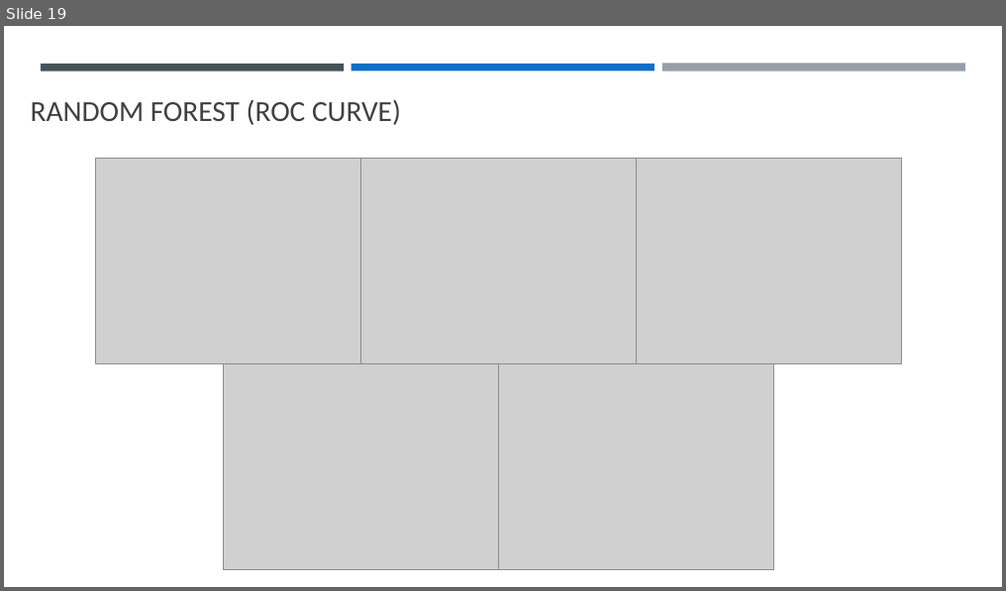
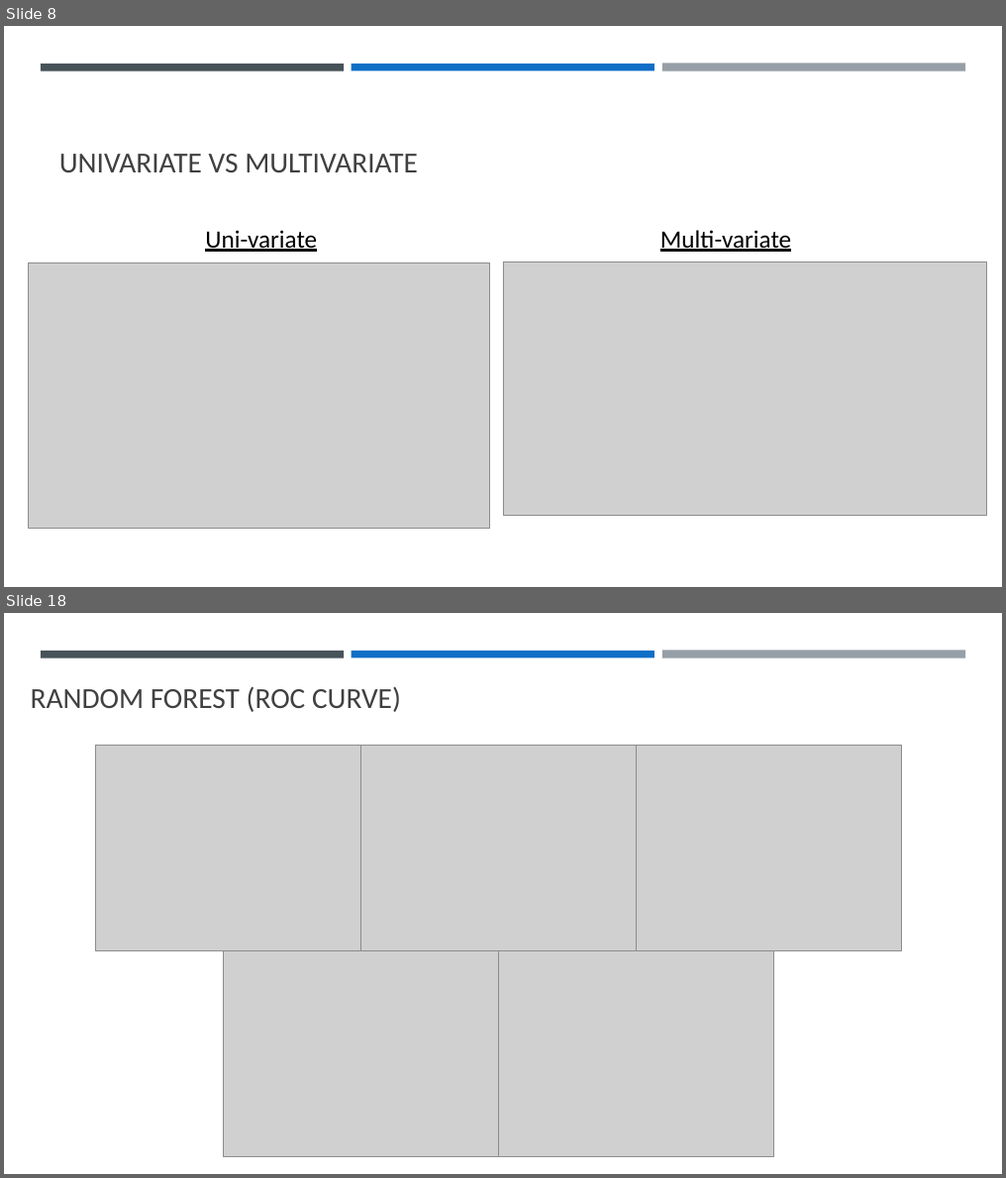
Before and after one commit to llhtoby/MIMIC-III-ML, a slide deck: presentation/Final Presentation.pptx. Shown one above the other, each under a label of ours: slide 19 before the commit, slides 8 and 18 after it; the slides between them are not shown. The pictures are 1006x591 and 1006x1178 pixels, drawn with LibreOffice and Linux fonts; fonts in the diff are those of the drawing; grey boxes stand for pictures. Boxes give left, top, right and bottom in pixels: in the first picture for what was removed or moved away, otherwise in the second. Text is boxed around its words. In the diff, an @@ line names an element or a change of style, - is before the commit and + after.

```diff
--- a/presentation/Final Presentation.pptx
+++ b/presentation/Final Presentation.pptx
@@ slide 8 added at [4,26,1002,587], background #FFFFFF; not listed: 3 template elements that a slide beside it also shows @@
@@ title added at [59,154,418,173], 28 pt, text #404040 @@
+UNIVARIATE VS MULTIVARIATE
@@ text added at [205,230,317,252], 24 pt, text #000000, underline @@
+Uni-variate
@@ text added at [660,230,791,252], 24 pt, text #000000, underline @@
+Multi-variate
@@ picture added at [503,262,987,515] @@
@@ picture added at [28,264,489,528] @@
@@ what was slide 19 is now slide 18 @@
```
Also in this commit, not shown: 5 slides changed, 19 other slides added, 8 slides removed, 49 other files.
